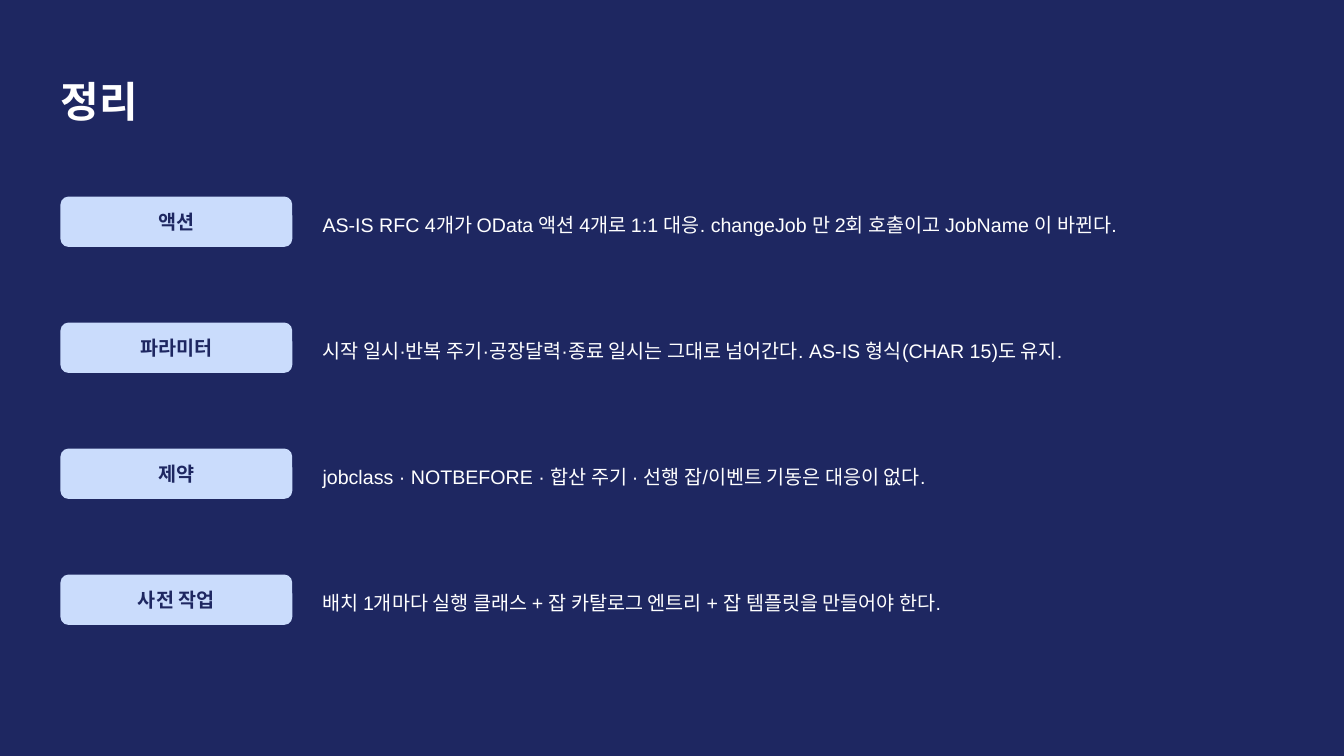
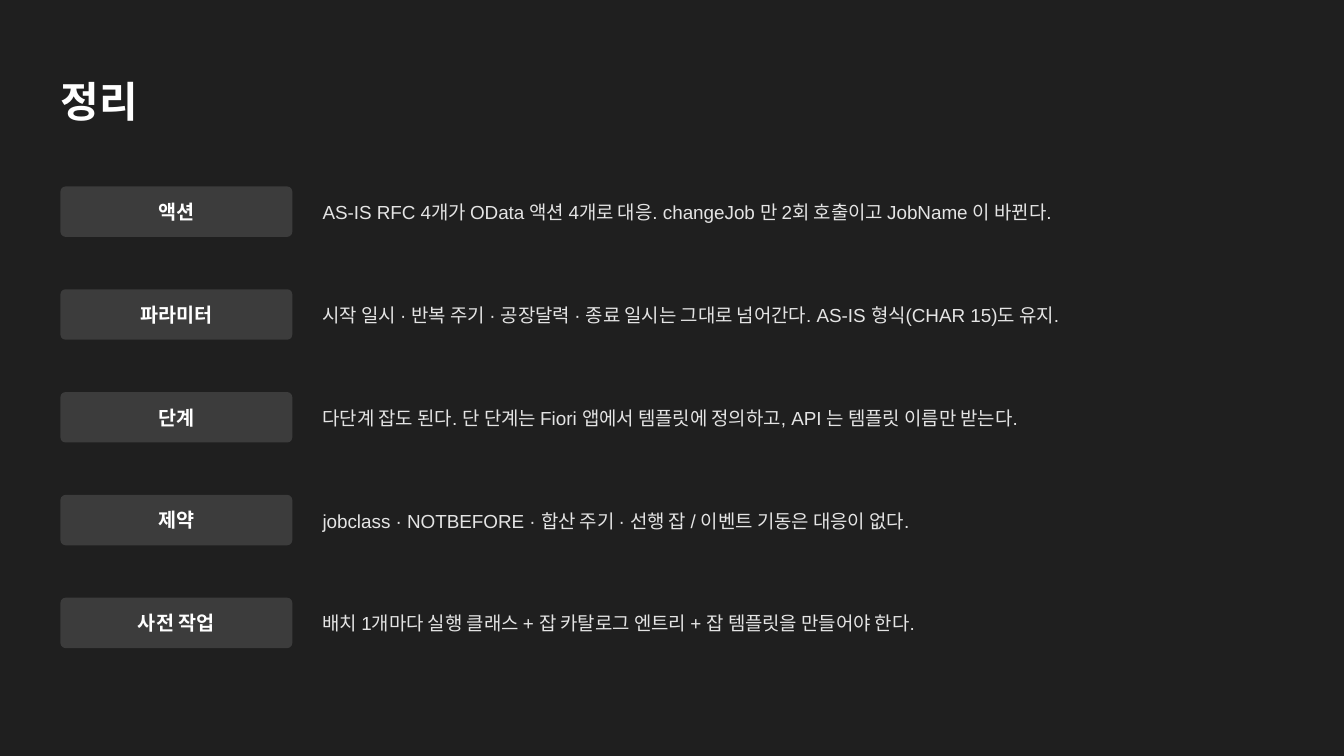
Before and after one commit to i0099222-cmd/ai, a slide deck: slide 10 of abap/zbc_job/SM36_to_OData_회의자료.pptx (slide 9 before the commit). Drawn at 1344x756 pixels with LibreOffice and Linux fonts; fonts in the diff are those of the drawing. Boxes give left, top, right and bottom in pixels: in the first picture for what was removed or moved away, otherwise in the second. Text is boxed around its words. In the diff, an @@ line names an element or a change of style, - is before the commit and + after.

```diff
--- a/abap/zbc_job/SM36_to_OData_회의자료.pptx
+++ b/abap/zbc_job/SM36_to_OData_회의자료.pptx
@@ background #1E2761 to #1F1F1F @@
@@ text "액션": place and size @@
-text "액션" at box(158, 212, 194, 231)
+text "액션" at box(158, 202, 194, 221)
@@ rounded rectangle: place and size @@
-rounded rectangle at box(60, 197, 292, 247)
+rounded rectangle at box(60, 187, 292, 237)
@@ text at box(323, 203, 1051, 223): text changed; size 14 to 13.5 pt; text colour #FFFFFF to #E4E4E4 @@
-AS-IS RFC 4개가 OData 액션 4개로 1:1 대응. changeJob 만 2회 호출이고 JobName 이 바뀐다.
+AS-IS RFC 4개가 OData 액션 4개로 대응. changeJob 만 2회 호출이고 JobName 이 바뀐다.
@@ text "파라미터": place and size @@
-text "파라미터" at box(140, 338, 212, 357)
+text "파라미터" at box(140, 305, 212, 324)
@@ rounded rectangle: place and size @@
-rounded rectangle at box(60, 323, 292, 373)
+rounded rectangle at box(60, 289, 292, 340)
@@ text at box(323, 306, 1059, 326): text changed; size 14 to 13.5 pt; text colour #FFFFFF to #E4E4E4 @@
-시작 일시·반복 주기·공장달력·종료 일시는 그대로 넘어간다. AS-IS 형식(CHAR 15)도 유지.
+시작 일시 · 반복 주기 · 공장달력 · 종료 일시는 그대로 넘어간다. AS-IS 형식(CHAR 15)도 유지.
@@ rounded rectangle: place and size @@
-rounded rectangle at box(60, 449, 292, 499)
+rounded rectangle at box(60, 392, 292, 443)
@@ text added at box(158, 408, 194, 427), 14 pt, text #FFFFFF, bold @@
+단계
@@ text added at box(323, 409, 1018, 428), 13.5 pt, text #E4E4E4 @@
+다단계 잡도 된다. 단 단계는 Fiori 앱에서 템플릿에 정의하고, API 는 템플릿 이름만 받는다.
@@ text colour #1E2761 to #FFFFFF in 4 elements at box(158, 202, 194, 221), box(140, 305, 212, 324), box(138, 613, 215, 632), box(158, 510, 194, 529) @@
@@ fill #CADCFC to #3C3C3C; proportions changed in 4 elements at box(60, 187, 292, 237), box(60, 289, 292, 340), box(60, 392, 292, 443), box(60, 495, 292, 545) @@
@@ text "제약": place and size @@
-text "제약" at box(158, 464, 194, 483)
+text "제약" at box(158, 510, 194, 529)
@@ rounded rectangle: place and size @@
-rounded rectangle at box(60, 575, 292, 625)
+rounded rectangle at box(60, 495, 292, 545)
@@ text at box(323, 512, 909, 532): text changed; size 14 to 13.5 pt; text colour #FFFFFF to #E4E4E4 @@
-jobclass · NOTBEFORE · 합산 주기 · 선행 잡/이벤트 기동은 대응이 없다.
+jobclass · NOTBEFORE · 합산 주기 · 선행 잡 / 이벤트 기동은 대응이 없다.
@@ text "사전 작업": place and size @@
-text "사전 작업" at box(138, 590, 215, 609)
+text "사전 작업" at box(138, 613, 215, 632)
@@ rounded rectangle added at box(60, 598, 292, 648), fill #3C3C3C @@
@@ text "배치 1개마다 실행 클래스 + ...": place and size @@
-text "배치 1개마다 실행 클래스 + ..." at box(323, 593, 941, 612)
+text "배치 1개마다 실행 클래스 + ..." at box(323, 614, 915, 632)
@@ text "배치 1개마다 실행 클래스 + ..." at box(323, 614, 915, 632): size 14 to 13.5 pt, text colour #FFFFFF to #E4E4E4 @@
```
Also in this commit, not shown: 8 other slides changed, 1 slide added.
